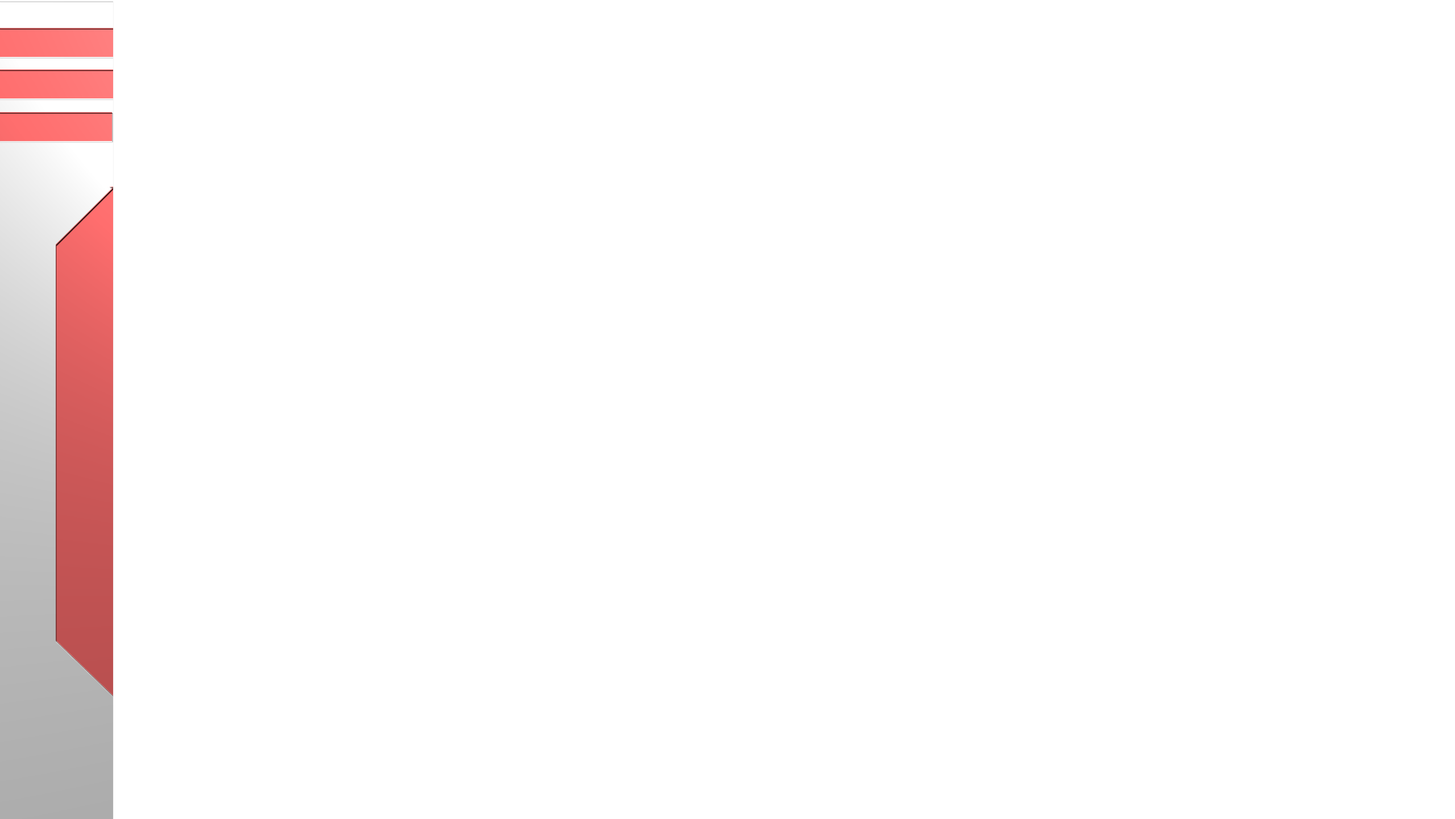
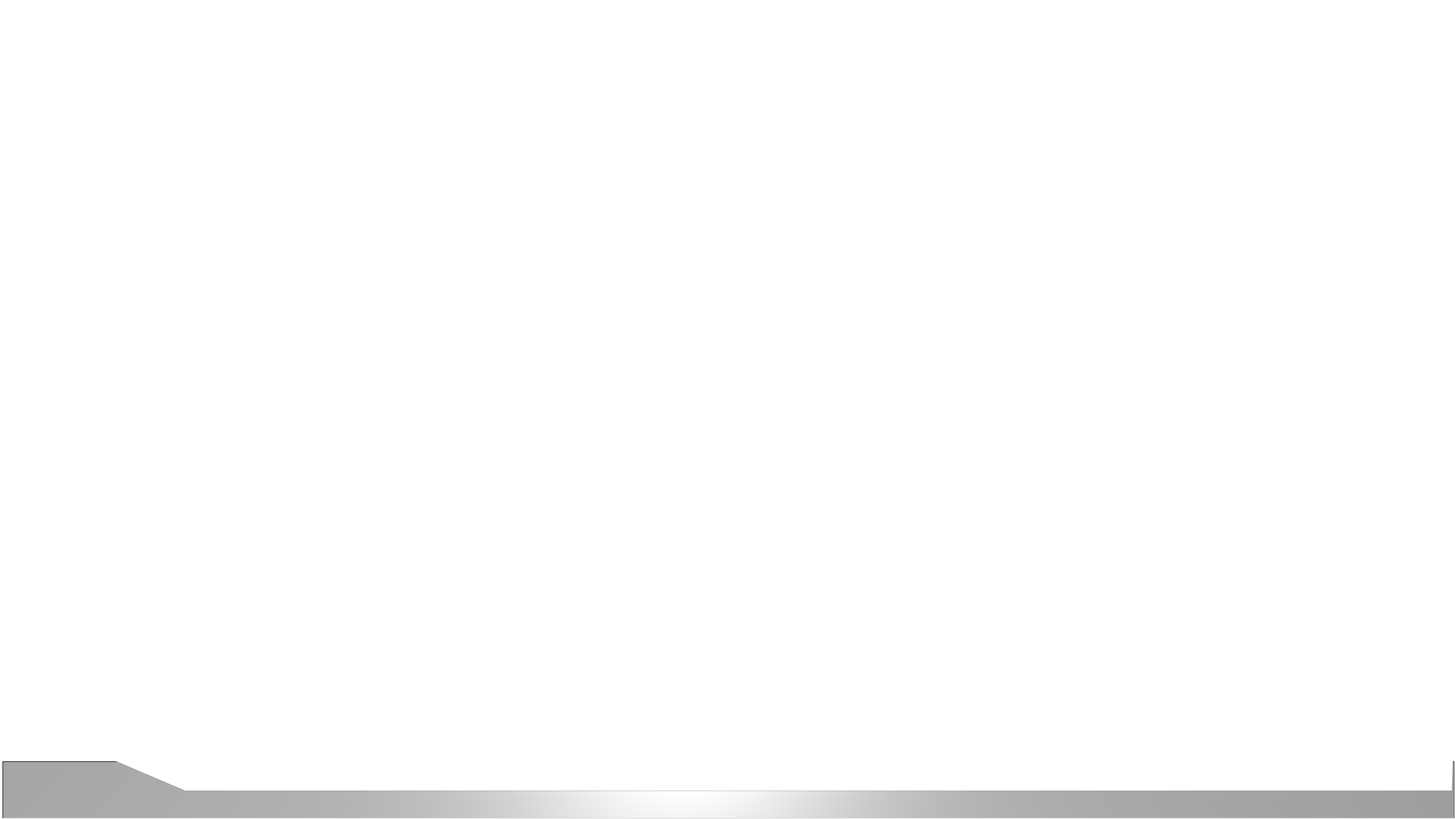
Layers edited between the first and the second 1455x819 image:
hid "grey_base" over bbox(0, 1, 114, 819)
added layer "grey_bottom copy" above "grey_bottom" over bbox(2, 760, 1455, 819)
added layer "grey_bottom" over bbox(2, 760, 1455, 818)
